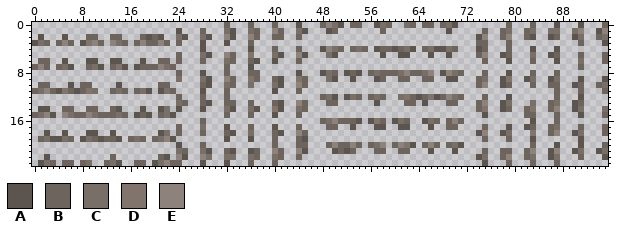
Sprite sheet, stored at assets/blocks/textures/stone_foliage.png. That is the earlier state.
The file is 96x24 pixels.
Palette (. is transparent): A #5c544e  B #6d645d  C #786f69  D #80746d  E #8d837c
Pixels before, first column x 0:
 0 ................................B...B...B...A...BECA.BB..ACB..CB.BB.BCA........B...B...A...A...B
 1 ........................A...B...CA..CB..EB..CA...AB.......B..........A.....B..BC..BC..CC..CE..AE
 2 .A...A...BB..BB...BABA..CA..CA..EA..EB..BB..B.............................AE..BE..BA..AB..AC..BC
 3 ACB.BEB.ADEB.ECB.BEBBEB.B...A...A...B.....................................BB...B...........B...A
 4 ............................A.......A...B...B...AECB.BCB.ABBABCA.BCAACB...AB...B...A...A........
 5 ........................B...CA..EB..D...CA..EA...CA.......A..AA...A..A....BE..AB...C..AB...B...B
 6 .BB..A...AA..AA...A..BB.B...B...CB..BA..A...B..............................B...A...B...A...C...B
 7 BEB.BCA..BCA.BDA.ABBBECB........B...A......................................................B....
 8 ........................B...A...B...BB......A...ACB.ABA.BCBBBCEBBCE.AECB...B...A...B...B........
 9 ........................C...CA..EB..DB..BA..DB...CA..A...AB..BB..BB..AA...BC..AD..AC..AC...A...A
10 .BB...A.BB....A......BB.....BA..CB..C...CA..EB............................BE..AB...B..BB..AB..BC
11 BCEBADBABDC..BCB.BCA.ACB....A...B.......A...B..........................................B...B...B
12 ........................B...B...B...............BCA.ACB.BCB..CDBABDABECB...B...A.......B...A....
13 ........................CB..BA..BB..B...BA..EB...BB......A....BB.A...BB...BE..AC...C..BC..AB....
14 .AA..BB..BB..BA...A..AC.A...A...CA..CA..DA..CB............................BD..AB..BD..BE..AC...C
15 BCEA.ECBBECBBBCB.ABA.BCA........B...B...A...B..............................A......BB...B...A...B
16 ............................B...................BCEBBBA.ADB.ACB..ACB.BEB...........A...B........
17 ........................B...C...A...B...A...B....BB..A...AA..AA...A..BB....B...A..AB..BC...B...B
18 ..A..A...AA..A.......AC.B...B...BA..C...BA..EB............................AE..AC...D..BE..AC...B
19 .BCAACB.ACBABBA.BCB.BCEA........A...A...B...BA.............................B...B...A.......A....
20 ........................A...B...........B...BB...BEBBEB.BCE.BEDA.BEB.BCA...........B...A...A...B
21 ........................CB..CA..BA..AB..EB..EA....ABAB...BB..BB...A...A....B..BB..BE..AE..AC..AC
22 ..A..........B.......BA.EA..EC..CC..CB..CB..B.............................AC..BE..BC..AC...B...A
23 .ACB.BB.BC..BCA..BB.ACEBB...A...A...B...B..................................A...B...B...B........
After:
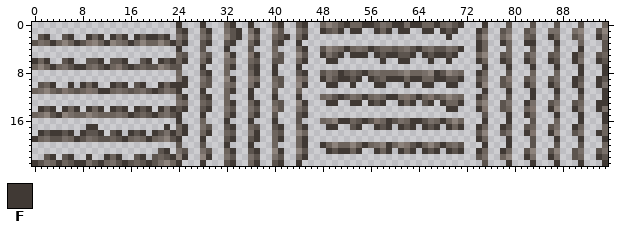
Colours new in this view: F #403934
Change:
Changed rows in their new state; - is an unchanged pixel.
first column x 0:
 0 ------------------------F---F----F--F----F---F------F--FF---FF-FF--F---F---F---A---A------------
 1 -------------------------F---F----F--F---A------F--F-FF--F-F-FF--FF-F-F---F---A---A-------------
 2 --F---F--F-F-F-F-F-FF-F-----------F--A---AF--F-----------------------F----------------F-------F-
 3 ---F---F----F---F------F-F---F---F---F--AF--F-----------------------------F---F---FF---F--------
 4 ------------------------F-------F------------F------F---F-------F------F--F----------------F---A
 5 -------------------------A-------F---F----------F--F-FFF-F-FF--F-F-FF-F-----------A-------F---A-
 6 F-F---F----F---F---F-FAF-F---F-----------A---F---FF-------F--FF---F--F----F---F---F---F---F---FA
 7 ---F---FF---F---F--AA--AA---F----F---F--F---F------------------------------F---F---F---F---F---F
 8 -----------------------------F-------F--F----F-----F---F-----------F------F----------------F---F
 9 -------------------------F-------F--------------F--FF-F-F--FFF-FF--FF--F--A---------------F---F-
10 -A-F--F-F-F--F-F-AF--F-FFF-----------F-------F---FF--F---FF---F--FF--FF---F-------F---F---F---F-
11 -----------FF---A---F---F---F----F--F--------------------------------------F---F---F---F---F---F
12 -------------------------F--AF------F---F---F------F---F---FF---F---------F--------F---A-------F
13 ---------------------------------F---F-------F---FF--FF-F-F--F-F--F-F--F----------F---A-------FF
14 -F-F-F-F-F-F-F-F-F-F-F-F-F---F---------------A-----------------------FF---F-----------F---F---F-
15 ----F-----------F---F---F---F----F---F------AF---------------------------------F--F----F---F---F
16 ------------------------F-------F---F---F---A------FF--F---F---FF---F------F---F-----------F---F
17 ---------FF-----------F--F---A---F---A---F---F---FF---F--F-F-F-F-F-F-F-F--F---F-------A---F-----
18 -F-FF-F-F--F--F-FAF-F--F-F---F-------F--------------------------------------------F---F-------F-
19 F------F----A--F---F----F---F----F---F---F---F----------------------------F----F-------F---F---F
20 ----------------------------A---F---F--------F--F------F---F----F---F------F---F---A------------
21 ---------------------AF--A-------F---F---F-------F-FF-F--F-F-F-F-F-F-F-F--F---F---A-------------
22 ---F-AF--F--F-F--AF-A--F-F---F---A---A---A---F------------------------------------F---F---A---F-
23 F---F-AFF-AF---FA-AF----F---F----F---F--AF--F----------------------------------F---F---F---F---F
Changed places in both pictures, as pixel boxes (x1, y1, x2, y2):
changed: (32, 22, 608, 166)
